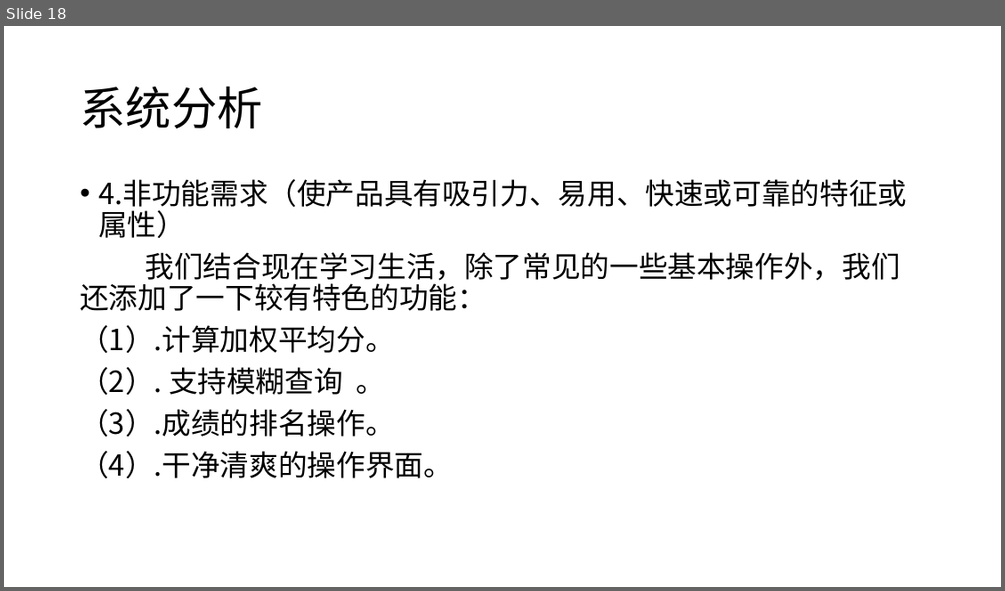
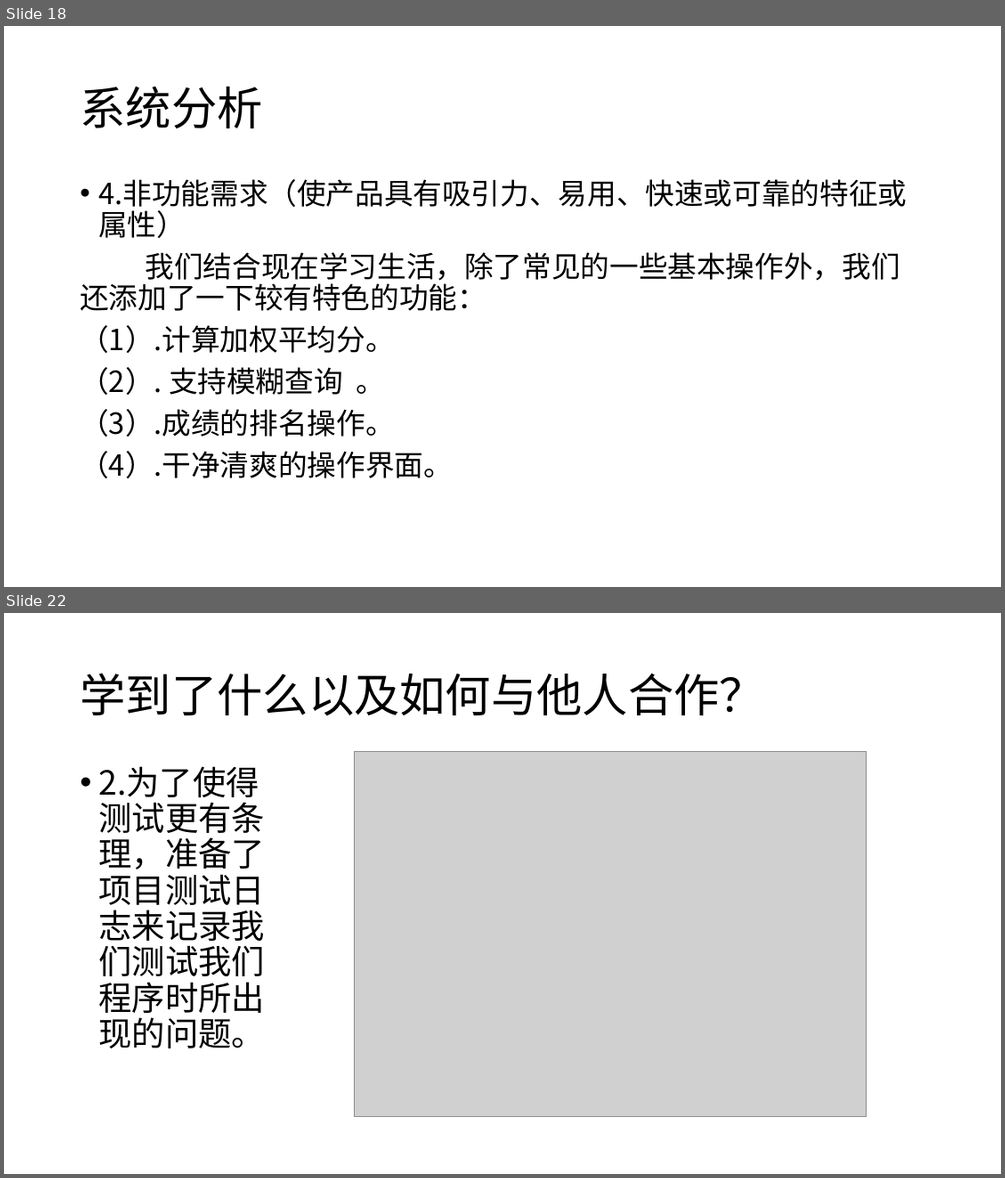
Before and after one commit to moriartyscat/--git, a slide deck: C语言期末作业.pptx. Shown one above the other, each under a label of ours: slide 18 before the commit, slides 18 and 22 after it; the slides between them are not shown. The pictures are 1005x591 and 1005x1178 pixels, drawn with LibreOffice and Linux fonts; fonts in the diff are those of the drawing; grey boxes stand for pictures; background and template pictures are left out. Boxes give left, top, right and bottom in pixels: in the first picture for what was removed or moved away, otherwise in the second. Text is boxed around its words. In the diff, an @@ line names an element or a change of style, - is before the commit and + after.

```diff
--- a/C语言期末作业.pptx
+++ b/C语言期末作业.pptx
@@ slide 22 added at [4, 613, 1001, 1174], background picture (left out) @@
@@ title added at [80, 673, 765, 716], 44 pt, text #000000 @@
+学到了什么以及如何与他人合作？
@@ text added at [98, 766, 265, 1048], 32 pt, text #000000 @@
+• 2.为了使得测试更有条理，准备了项目测试日志来记录我们测试我们程序时所出现的问题。
@@ picture added at [354, 751, 866, 1117] @@
```
Also in this commit, not shown: 3 slides changed, 3 other slides added, 1 slide removed, 1 other file.
